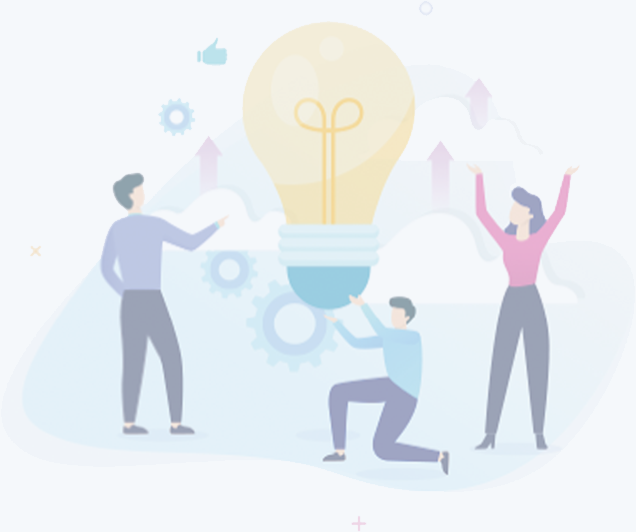
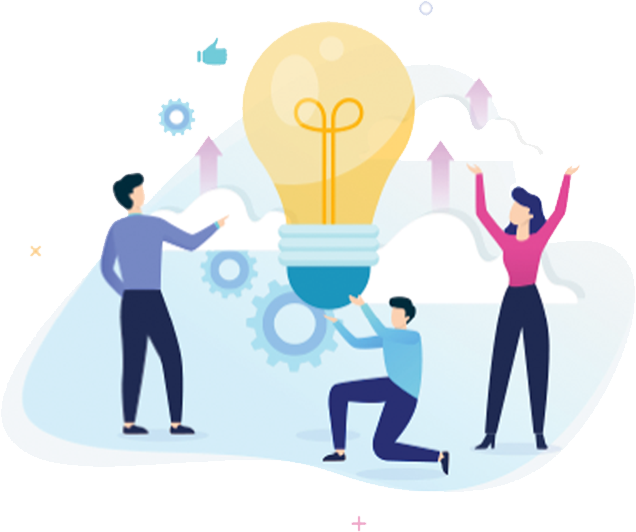
Layer changes from the first 636 × 532 image to the second:
hid "Layer 4" over [0,0,636,532]
